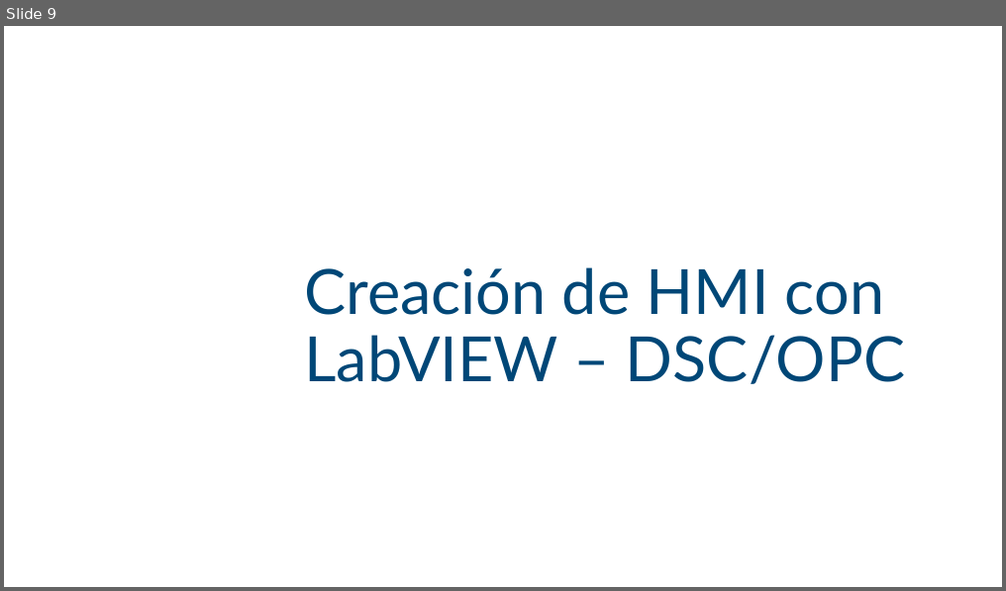
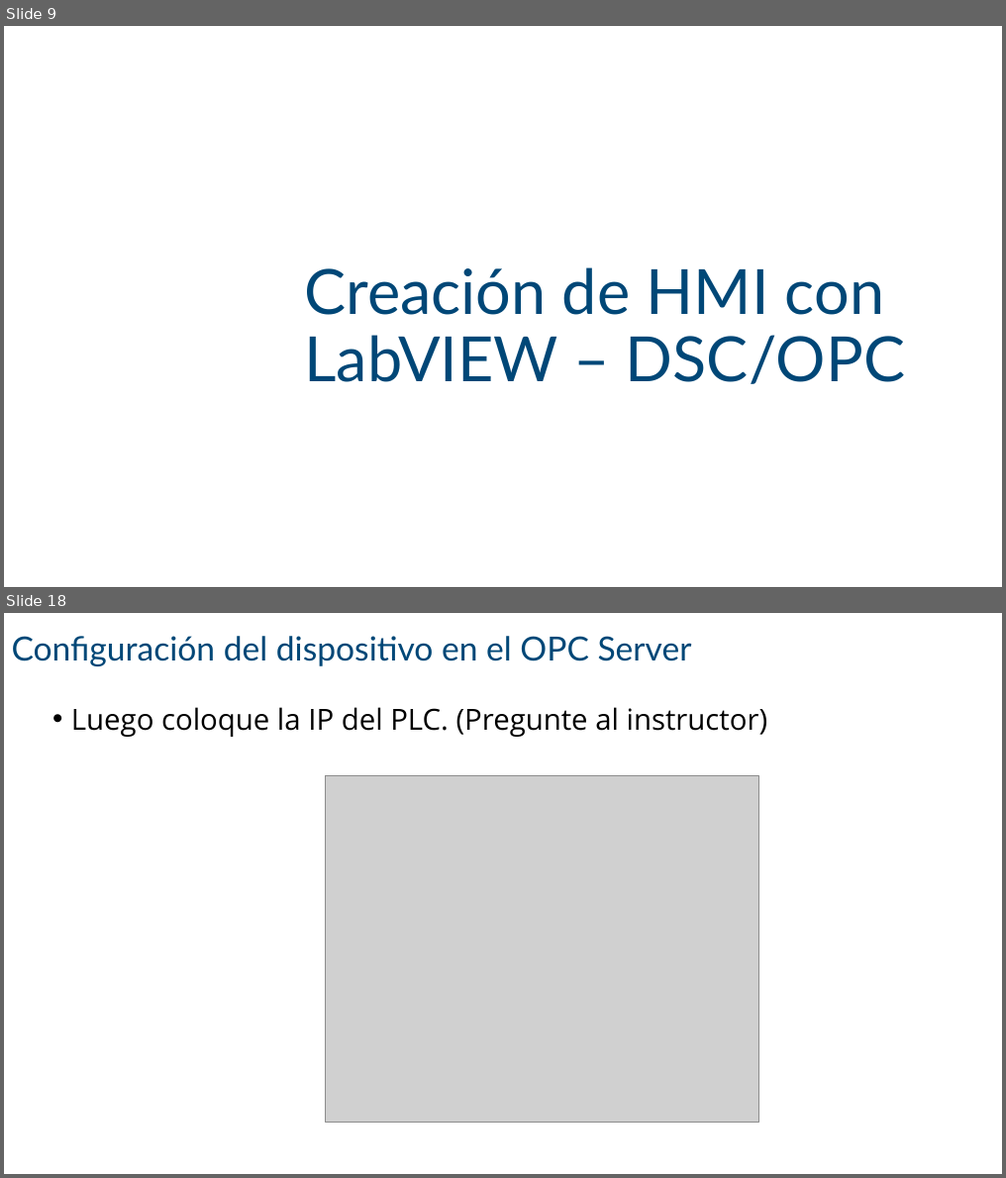
Before and after one commit to cjuarezramos/HMILabVIEW, a slide deck: Creación de HMI.pptx. Shown one above the other, each under a label of ours: slide 9 before the commit, slides 9 and 18 after it; the slides between them are not shown. The pictures are 1006x591 and 1006x1178 pixels, drawn with LibreOffice and Linux fonts; fonts in the diff are those of the drawing; grey boxes stand for pictures; background and template pictures are left out. Boxes give left, top, right and bottom in pixels: in the first picture for what was removed or moved away, otherwise in the second. Text is boxed around its words. In the diff, an @@ line names an element or a change of style, - is before the commit and + after.

```diff
--- a/Creación de HMI.pptx
+++ b/Creación de HMI.pptx
@@ slide 18 added at box(4, 613, 1002, 1174), background #FFFFFF @@
@@ title added at box(12, 636, 692, 666), 32 pt, text #004777 @@
+Configuración del dispositivo en el OPC Server
@@ text added at box(71, 707, 768, 737), 28 pt, text #000000 @@
+• Luego coloque la IP del PLC. (Pregunte al instructor)
@@ picture added at box(325, 776, 759, 1122) @@
```
Also in this commit, not shown: 33 other slides added, 1 slide removed.
